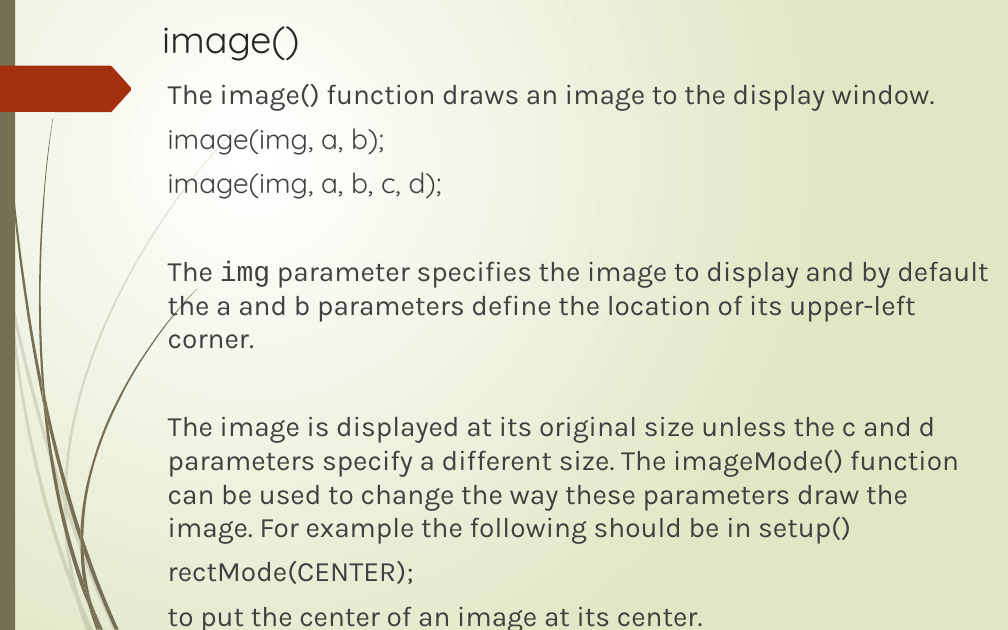
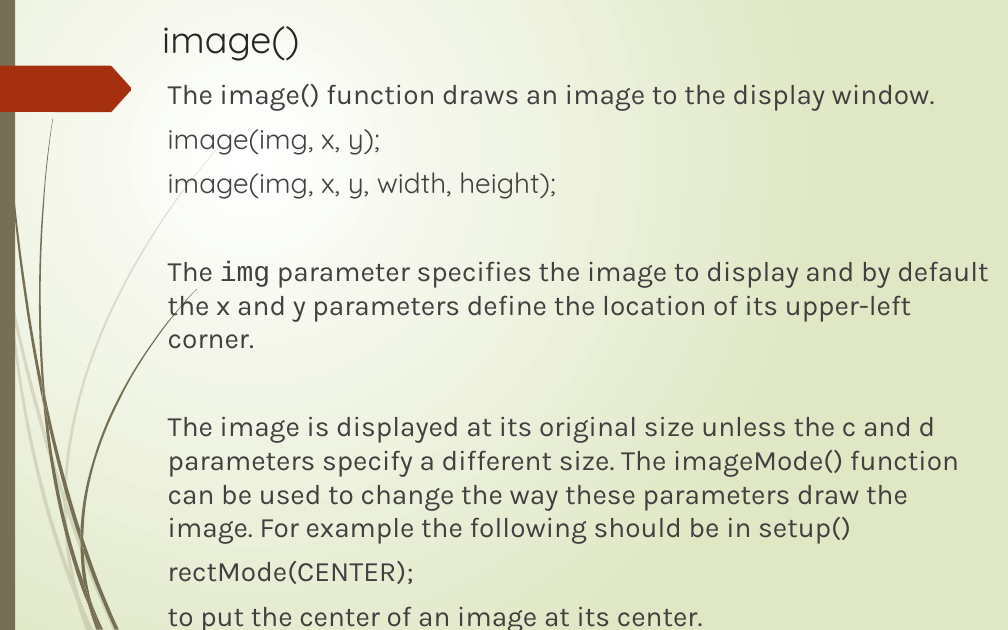
Before and after one commit to LongBaoNguyen/longbaonguyen.github.io, a slide deck: slide 3 of courses/apcsa/processing/processing2.pptx. Drawn at 1008x630 pixels with LibreOffice and Linux fonts; fonts in the diff are those of the drawing. Boxes give left, top, right and bottom in pixels: in the first picture for what was removed or moved away, otherwise in the second. Text is boxed around its words. In the diff, an @@ line names an element or a change of style, - is before the commit and + after.

```diff
--- a/courses/apcsa/processing/processing2.pptx
+++ b/courses/apcsa/processing/processing2.pptx
@@ text at [168, 129, 988, 349]: text changed @@
-image(img, a, b);
-image(img, a, b, c, d);
-The img parameter specifies the image to display and by default the a and b parameters define the location of its upper-left corner.
+image(img, x, y);
+image(img, x, y, width, height);
+The img parameter specifies the image to display and by default the x and y parameters define the location of its upper-left corner.
```
Also in this commit, not shown: 2 other slides changed, 1 slide added, 4 other files.
